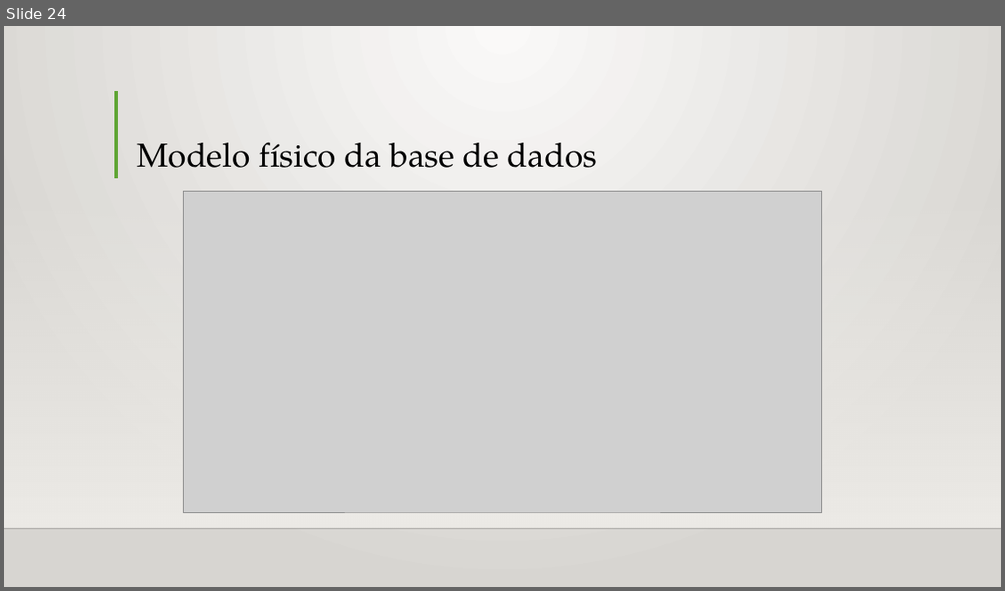
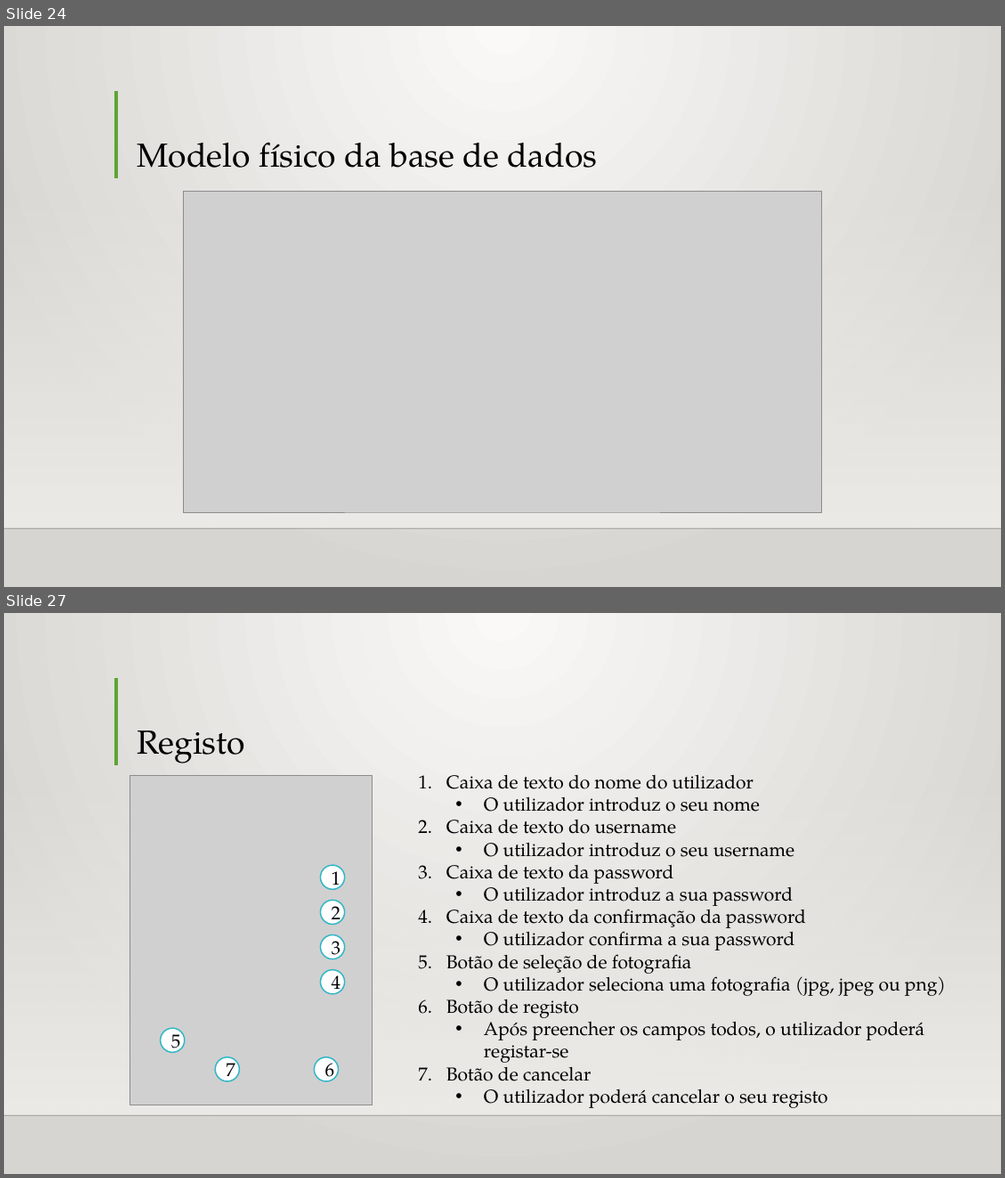
Before and after one commit to ShadowXPA/PD-TrabalhoPrat1, a slide deck: Relatório/Apresentação.pptx. Shown one above the other, each under a label of ours: slide 24 before the commit, slides 24 and 27 after it; the slides between them are not shown. The pictures are 1005x591 and 1005x1178 pixels, drawn with LibreOffice and Linux fonts; fonts in the diff are those of the drawing; grey boxes stand for pictures; background and template pictures are left out. Boxes give left, top, right and bottom in pixels: in the first picture for what was removed or moved away, otherwise in the second. Text is boxed around its words. In the diff, an @@ line names an element or a change of style, - is before the commit and + after.

```diff
--- a/Relatório/Apresentação.pptx
+++ b/Relatório/Apresentação.pptx
@@ slide 27 added at [4, 613, 1001, 1174], background gradient #FAFAF9 to #D7D5D2; not listed: 3 template elements that a slide beside it also shows @@
@@ title added at [137, 730, 244, 763], 32 pt, text #000000 @@
+Registo
@@ picture added at [129, 775, 372, 1105] @@
@@ text added at [446, 775, 946, 1108], 18 pt, text #000000 @@
+1. Caixa de texto do nome do utilizador
+  • O utilizador introduz o seu nome
+2. Caixa de texto do username
+  • O utilizador introduz o seu username
+3. Caixa de texto da password
+  • O utilizador introduz a sua password
+4. Caixa de texto da confirmação da password
+  • O utilizador confirma a sua password
+5. Botão de seleção de fotografia
+  • O utilizador seleciona uma fotografia (jpg, jpeg ou png)
+6. Botão de registo
+  • Após preencher os campos todos, o utilizador poderá registar-se
+7. Botão de cancelar
+  • O utilizador poderá cancelar o seu registo
@@ ellipse added at [320, 865, 344, 889], fill #FFFFFF, outline #2FB6C6 1.25 pt, 18 pt, text #000000 @@
+1
@@ ellipse added at [320, 900, 344, 925], fill #FFFFFF, outline #2FB6C6 1.25 pt, 18 pt, text #000000 @@
+2
@@ ellipse added at [320, 934, 344, 958], fill #FFFFFF, outline #2FB6C6 1.25 pt, 18 pt, text #000000 @@
+3
@@ ellipse added at [320, 970, 344, 994], fill #FFFFFF, outline #2FB6C6 1.25 pt, 18 pt, text #000000 @@
+4
@@ ellipse added at [161, 1028, 184, 1052], fill #FFFFFF, outline #2FB6C6 1.25 pt, 18 pt, text #000000 @@
+5
@@ ellipse added at [215, 1057, 239, 1081], fill #FFFFFF, outline #2FB6C6 1.25 pt, 18 pt, text #000000 @@
+7
@@ ellipse added at [315, 1057, 339, 1081], fill #FFFFFF, outline #2FB6C6 1.25 pt, 18 pt, text #000000 @@
+6
```
Also in this commit, not shown: 1 slide changed, 2 other slides added.
